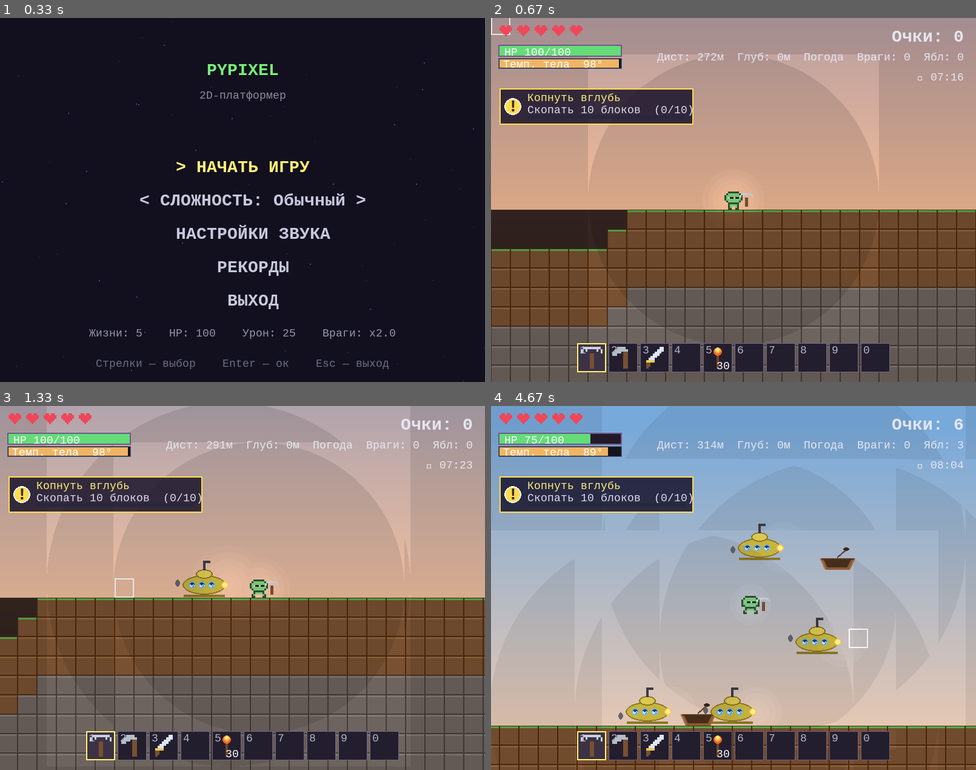
Above: before the commit, frames 1-4 (two rows, left to right).
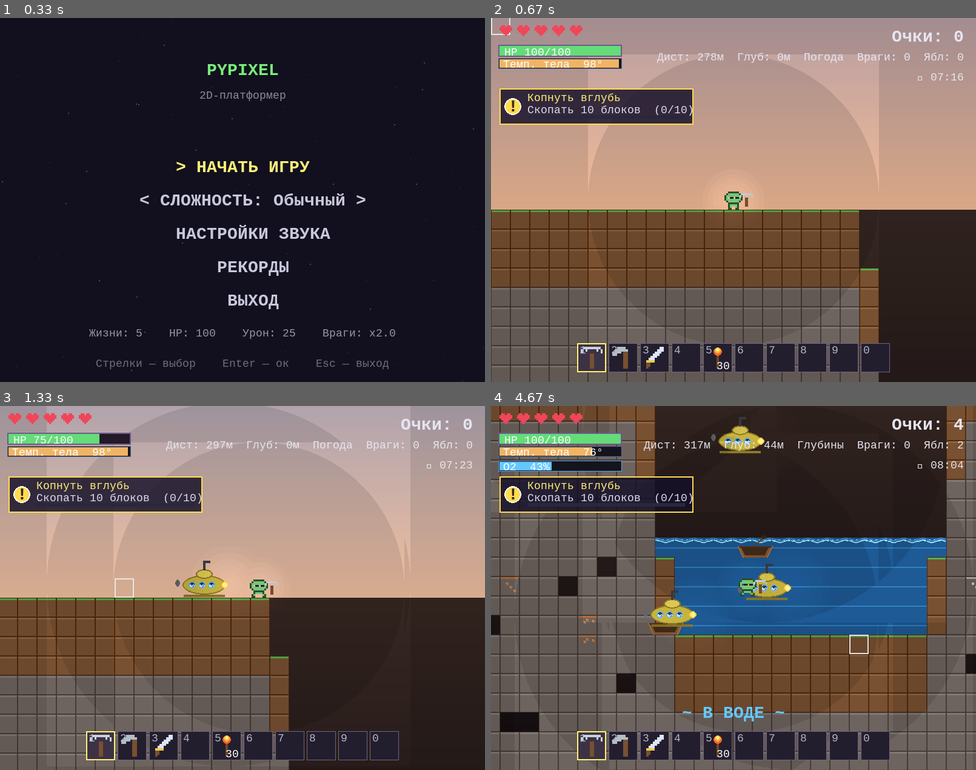
Above: after the commit, the same moments.

Repository: Folombas/PyGame2026
Game: pygame game, started from PyPixel/main.py
Two runs of this game, one before a commit and one after it. Both use one fixed random seed, a clock stepped at 60 frames per second and the inputs below.
Inputs (mouse positions are in pixels of both pictures, inside the frame that each line leads up to):
- Up to frame 1 (0.33 s): no input
- Up to frame 2 (0.67 s): tap Enter at 0.33 s
- Up to frame 3 (1.33 s): hold U 0.67-1.13 s; hold Right 0.67-1.13 s; move the mouse to (397, 577) at 0.7 s; hold Right from 1.17 s (still down); move the mouse to (126, 591) at 1.2 s
- Up to frame 4 (4.67 s): release Right at 1.63 s; hold Up 1.67-1.97 s; move the mouse to (583, 533) at 1.7 s; tap U at 1.82, 3.22, 4.38 s; hold Right 2-2.47 s; move the mouse to (912, 715) at 2.03 s; tap K at 2.15, 3.55 s; hold Left 2.5-3.03 s; move the mouse to (607, 453) at 2.53 s; hold Down 3.07-3.37 s; move the mouse to (617, 515) at 3.1 s; hold Left 3.4-3.8 s; move the mouse to (738, 624) at 3.43 s; hold Up 3.83-4.2 s; move the mouse to (718, 526) at 3.87 s; hold Right from 4.23 s (still down); move the mouse to (859, 646) at 4.27 s

Frame 1 is identical in both runs. In frame 2, 16% of the frame differs, in the area x 0-100%, y 10-100%; in frame 3, 20%; in frame 4, 90%, in the area x 0-100%, y 0-100%.

Commit message:
Map: lake near spawn, village shifted right, cows on spawn meadow

Diff:
--- a/PyPixel/main.py
+++ b/PyPixel/main.py
@@ -351,7 +351,7 @@
 # ================= СЕССИЯ =================
 def new_session(difficulty):
     # Спавн — на лугу, чуть левее деревни
-    spawn_tx = 85
+    spawn_tx = 87
     from world import surface_ty as _st
     spawn_ty = _st(spawn_tx)
     # ставим игрока НА поверхность (bottom = верхний тайл земли)
@@ -609,7 +609,7 @@
                                 L["max_x"] // 10, difficulty_key)
                 else:
                     # респавн на лугу
-                    L["player"] = Player(85 * TILE, surface_ty(85) * TILE - 32)
+                    L["player"] = Player(87 * TILE, surface_ty(87) * TILE - 32)
                     L["camera"] = Camera(WIDTH)
                     L["camera"].offset_x = L["player"].rect.centerx - WIDTH // 2
                     L["camera"].offset_y = L["player"].rect.centery - HEIGHT // 2
@@ -667,7 +667,7 @@
                     save_record(L["score"], 0, 0, L["kills"], L["apples"],
                                 L["max_x"] // 10, difficulty_key)
                 else:
-                    L["player"] = Player(85 * TILE, surface_ty(85) * TILE - 32)
+                    L["player"] = Player(87 * TILE, surface_ty(87) * TILE - 32)
                     L["camera"] = Camera(WIDTH)
                     L["hp"] = L["max_hp"]
                     sounds.play("hit")
@@ -694,7 +694,7 @@
                         save_record(L["score"], 0, 0, L["kills"], L["apples"],
                                     L["max_x"] // 10, difficulty_key)
                     else:
-                        L["player"] = Player(85 * TILE, surface_ty(85) * TILE - 32)
+                        L["player"] = Player(87 * TILE, surface_ty(87) * TILE - 32)
                         L["camera"] = Camera(WIDTH)
                         L["hp"] = L["max_hp"]
                         L["body_temp"] = 100.0
@@ -862,7 +862,7 @@
                                 save_record(L["score"], 0, 0, L["kills"], L["apples"],
                                             L["max_x"] // 10, difficulty_key)
                             else:
-                                L["player"] = Player(85 * TILE, surface_ty(85) * TILE - 32)
+                                L["player"] = Player(87 * TILE, surface_ty(87) * TILE - 32)
                                 L["camera"] = Camera(WIDTH)
                                 L["hp"] = L["max_hp"]
 
--- a/PyPixel/world.py
+++ b/PyPixel/world.py
@@ -34,30 +34,33 @@
 # Список (start_tx, end_tx, surface_ty) — ступенчатый рельеф
 # Всё что между start и end — одна высота
 RELIEF = [
-    # горы — вверху, с пиками
+    # Горная гряда слева
     (0, 15, 40),     # предгорье
     (15, 25, 30),    # нижние склоны
     (25, 32, 22),    # снежная вершина
     (32, 40, 30),    # обратно вниз
     (40, 50, 40),    # базовый уровень
 
-    # лес
-    (50, 70, 40),
-    (70, 80, 42),    # чуть ниже — низинка
-
-    # луг (ровный) — спавн и деревня тут
-    (80, 110, 40),
-
-    # озеро — плоская низина НИЖЕ уровня моря (SEA_TY=50)
-    (110, 150, 60),  # дно озера, вода 50-59
-
-    # океан — ГЛУБОКАЯ впадина
-    (150, 230, 130), # дно океана
-
-    # пляж — поднимается
+    # Лес — деревья (50-78)
+    (50, 80, 40),
+
+    # ЛУГ со спавном и коровами (80-95)
+    (80, 95, 40),
+
+    # МАЛЕНЬКОЕ ОЗЕРО прямо справа от спавна (95-110)
+    (95, 110, 55),   # дно 55, вода 50-54 = 5 тайлов глубины
+
+    # ЛУГ с деревней и морковью (110-135)
+    (110, 135, 40),
+
+    # ВТОРОЕ ОЗЕРО — побольше (135-165)
+    (135, 165, 60),  # дно 60, вода 50-59 = 10 тайлов
+
+    # ОКЕАН — гигантская впадина (165-230)
+    (165, 230, 130), # дно 130, вода 50-129
+
+    # Пляж и восточные холмы (230-300)
     (230, 250, 42),
-
-    # восточные холмы
     (250, 270, 40),
     (270, 285, 32),
     (285, 300, 40),
@@ -333,11 +336,11 @@
 
         # Жители рядом с домами
         villager_data = [
-            (90, "Фермер"),
-            (96, "Кузнец"),
-            (103, "Торговец"),
-            (108, "Старейшина"),
-            (88, "Пастух"),
+            (114, "Фермер"),
+            (120, "Кузнец"),
+            (127, "Торговец"),
+            (134, "Старейшина"),
+            (111, "Пастух"),
         ]
         for tx, name in villager_data:
             st = _smooth_surface(tx)
@@ -348,7 +351,7 @@
         # ============ ПАСТБИЩЕ КОРОВ ============
         # Слева от спавна — 70-84
         cow_positions = [
-            (72, 39), (76, 39), (80, 39), (83, 39), (86, 39),
+            (81, 39), (85, 39), (89, 39), (92, 39), (95, 39),
         ]
         for tx, ty in cow_positions:
             st = _smooth_surface(tx)
@@ -360,8 +363,9 @@
         # На лугу между пастбищем и деревней: 88-90
         # или за домами
         carrot_positions = [
-            (110, 40), (111, 40), (112, 40),
-            (110, 41), (111, 41), (112, 41),
+            (113, 40), (114, 40), (115, 40),
+            (113, 41), (114, 41), (115, 41),
+            (113, 39), (114, 39), (115, 39),
         ]
         for tx, ty in carrot_positions:
             self.carrots.append(Carrot(tx, ty))
